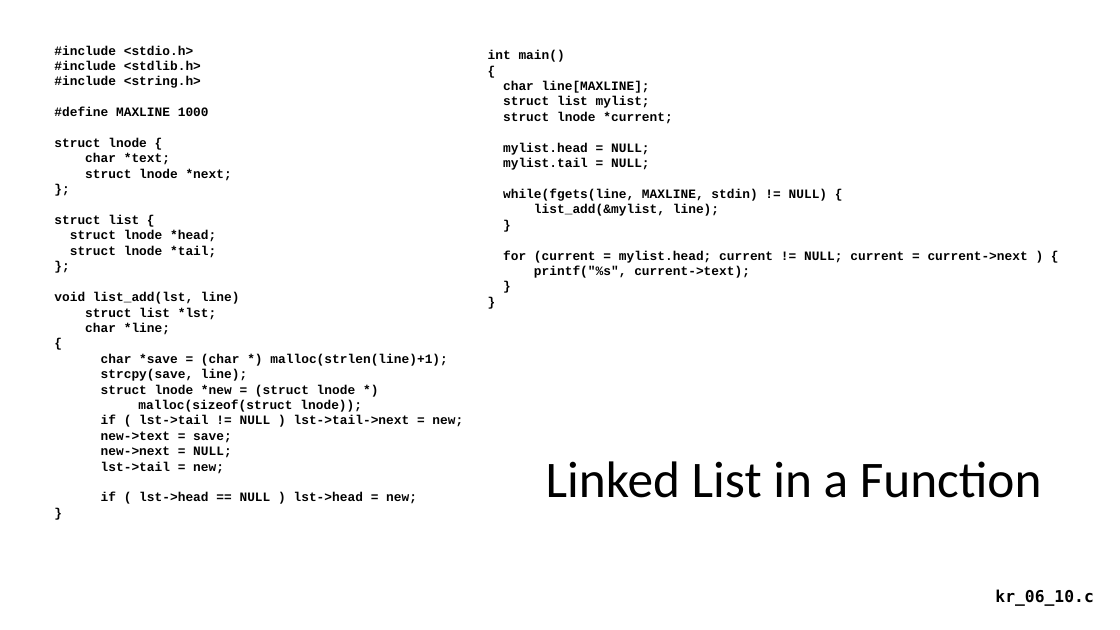
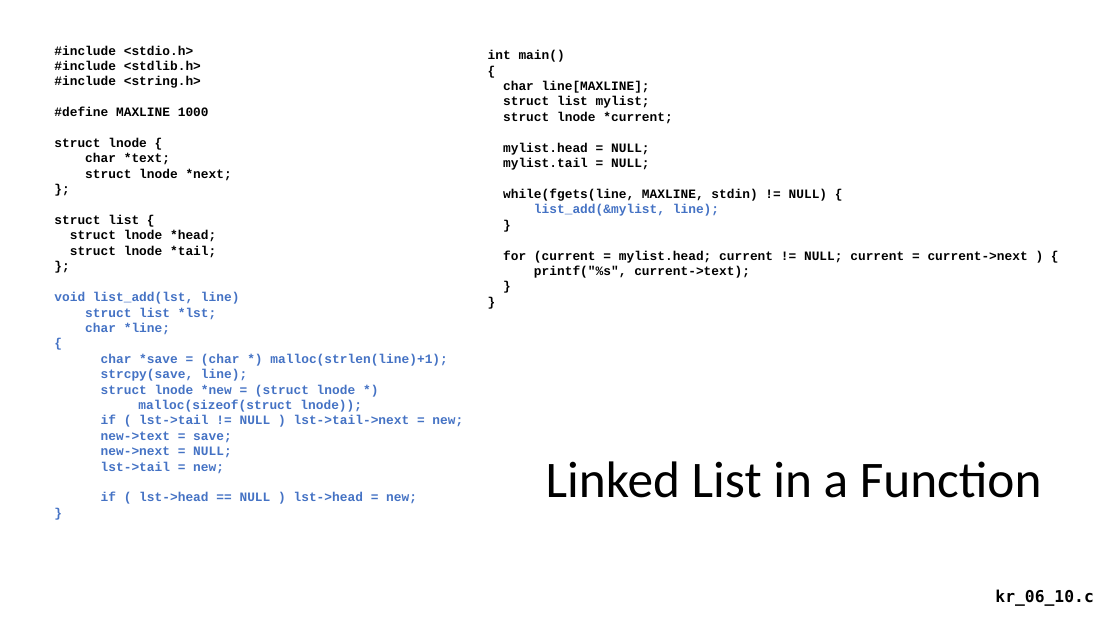
Before and after one commit to csev/cc4e, a slide deck: slide 38 of lectures/KR-6.pptx. Drawn at 1120x630 pixels with LibreOffice and Linux fonts; fonts in the diff are those of the drawing. Boxes give left, top, right and bottom in pixels: in the first picture for what was removed or moved away, otherwise in the second. Text is boxed around its words. In the diff, an @@ line names an element or a change of style, - is before the commit and + after.

Commit message:
Updates

```diff
--- a/lectures/KR-6.pptx
+++ b/lectures/KR-6.pptx
@@ text at <box>534,204,719,216</box>: text colour #000000 to #4472C4 in "list_add(&mylist, line);" @@
@@ text at <box>54,292,463,503</box>: text colour #000000 to #4472C4 in "void list_add(lst, line)", "struct list *lst;", "char *line;", "{" and 10 more places @@
```
